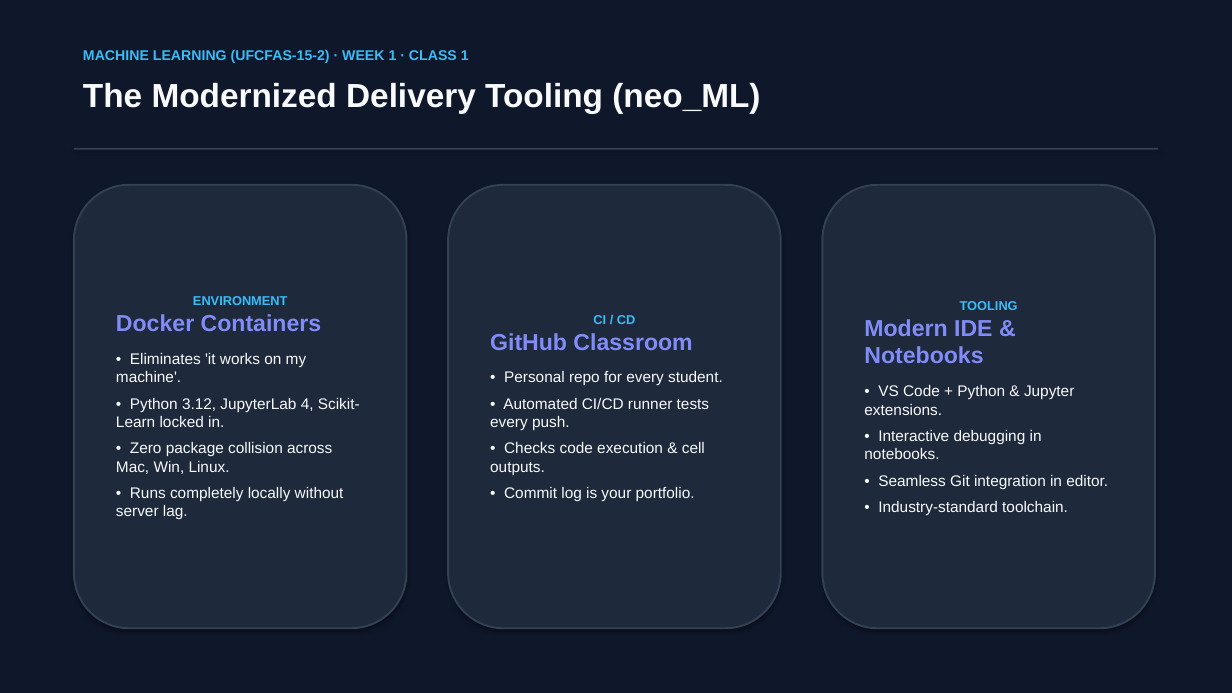
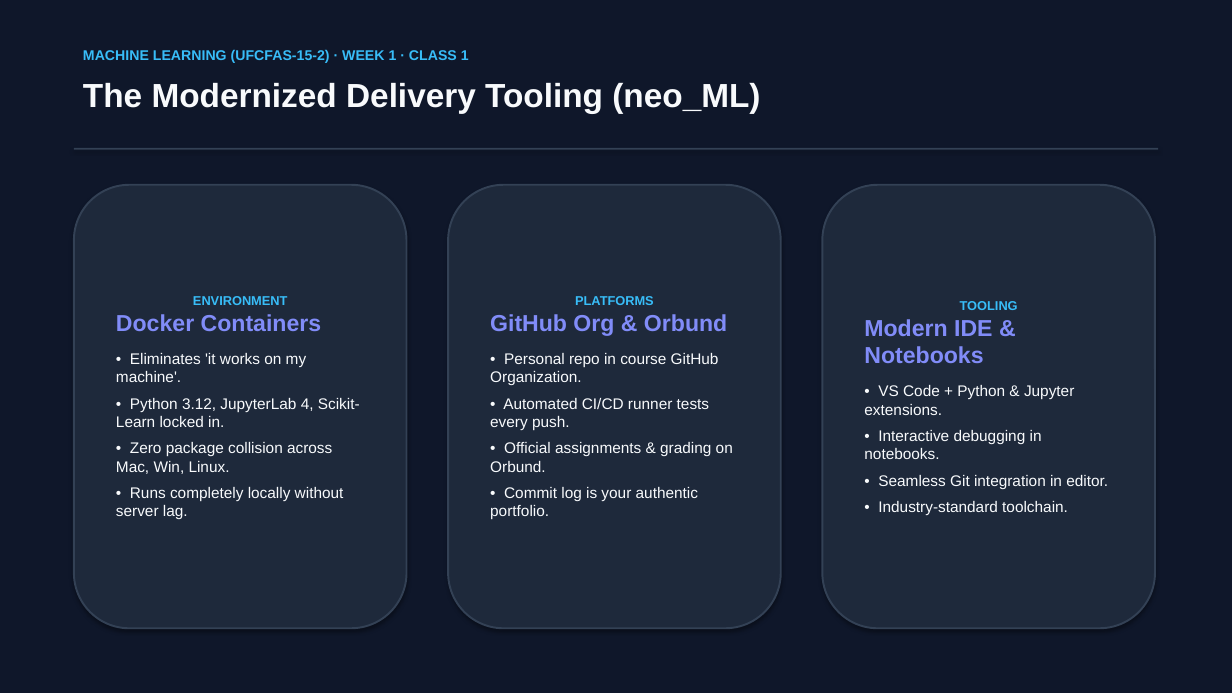
Before and after one commit to Sudan23/ml, a slide deck: slide 10 of neo_ML/slides/week1/Week_1_Class_1_Course_Introduction_and_Overview.pptx. Drawn at 1232x693 pixels with LibreOffice and Linux fonts; fonts in the diff are those of the drawing. Boxes give left, top, right and bottom in pixels: in the first picture for what was removed or moved away, otherwise in the second. Text is boxed around its words. In the diff, an @@ line names an element or a change of style, - is before the commit and + after.

Commit message:
fix(delivery): replace GitHub Classroom with Orbund & GitHub Org, and fix repo/docker inconsistencies

```diff
--- a/neo_ML/slides/week1/Week_1_Class_1_Course_Introduction_and_Overview.pptx
+++ b/neo_ML/slides/week1/Week_1_Class_1_Course_Introduction_and_Overview.pptx
@@ text in rounded rectangle at bbox=[490, 296, 727, 385]: text changed @@
-CI / CD
-GitHub Classroom
-• Personal repo for every student.
+PLATFORMS
+GitHub Org & Orbund
+• Personal repo in course GitHub Organization.
@@ text in rounded rectangle at bbox=[490, 442, 733, 519]: text changed @@
-• Checks code execution & cell outputs.
-• Commit log is your portfolio.
+• Official assignments & grading on Orbund.
+• Commit log is your authentic portfolio.
```
Also in this commit, not shown: 3 other slides changed, 7 other files.
